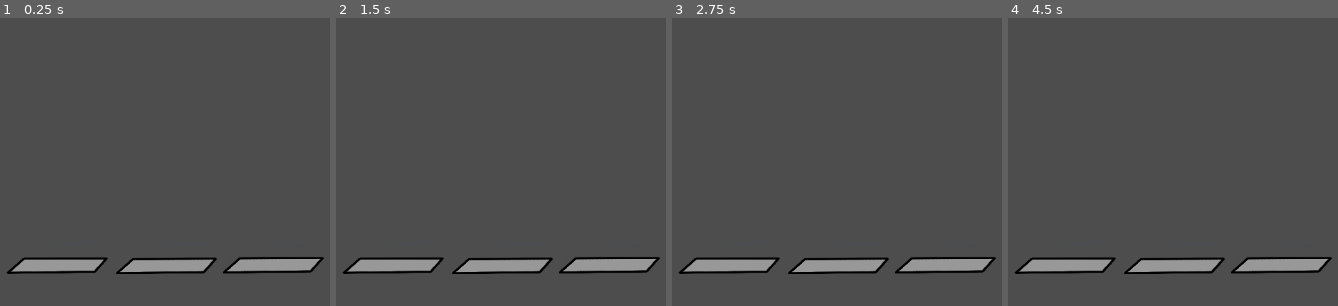
Above: before the commit, frames 1-4 (left to right).
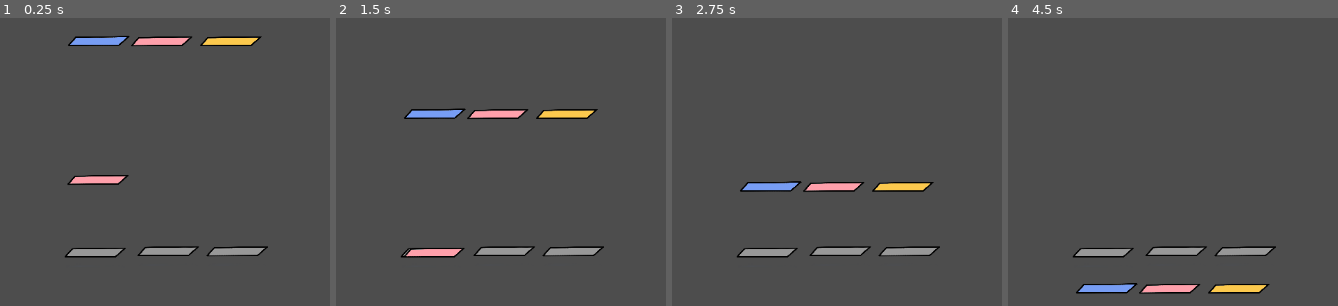
Above: after the commit, the same moments.

Repository: ReimuDuck/rhythm_game
Game: Godot game, scene res://scenes/main.tscn
Two runs of this game, one before a commit and one after it. Both use one fixed random seed, a clock stepped at 60 frames per second and the inputs below. Before the commit the project starts from res://scenes/Mainscene.tscn.
Inputs:
- Up to frame 1 (0.25 s): no input
- Up to frame 2 (1.5 s): tap Enter at 0.5 s
- Up to frame 3 (2.75 s): no input
- Up to frame 4 (4.5 s): no input

The runs differ from the first frame. In frame 1, 8.1% of the frame differs, in the area x 2-99%, y 6-89%; in frame 2, 7.5%; in frame 3, 7.6%; in frame 4, 7.6%.

Commit message:
Some changes

Diff:
--- /dev/null
+++ b/rhythmgame/gamemanager.gd
@@ -0,0 +1,38 @@
+extends Node
+
+var combo := 0
+var max_combo := 0
+
+
+
+
+func _on_hitc_note_hit() -> void:
+	combo += 1
+	max_combo = max(max_combo, combo)
+	print("HIT! Combo:", combo)
+
+func _on_hitc_note_miss() -> void:
+	combo = 0
+	print("MISS")
+
+
+func _on_hitr_note_hit() -> void:
+	combo += 1
+	max_combo = max(max_combo, combo)
+	print("HIT! Combo:", combo)
+
+
+func _on_hitr_note_miss() -> void:
+	combo = 0
+	print("MISS")
+
+
+func _on_hitl_note_hit() -> void:
+	combo += 1
+	max_combo = max(max_combo, combo)
+	print("HIT! Combo:", combo)
+
+
+func _on_hitl_note_miss() -> void:
+	combo = 0
+	print("MISS")
--- a/rhythmgame/project.godot
+++ b/rhythmgame/project.godot
@@ -11,9 +11,13 @@
 [application]
 
 config/name="New Game Project"
-run/main_scene="res://scenes/Mainscene.tscn"
+run/main_scene="res://scenes/main.tscn"
 config/features=PackedStringArray("4.3", "Mobile")
 config/icon="res://icon.svg"
+
+[autoload]
+
+Gamemanager="*res://gamemanager.gd"
 
 [input]
 
@@ -24,12 +28,12 @@
 }
 hitR={
 "deadzone": 0.5,
-"events": [Object(InputEventKey,"resource_local_to_scene":fa …(141 unchanged characters)… ":false,"keycode":0,"physical_keycode":70,"key_label":0,"unicode":102,"location":0,"echo":false,"script":null)
+"events": [Object(InputEventKey,"resource_local_to_scene":fa …(141 unchanged characters)… ":false,"keycode":0,"physical_keycode":74,"key_label":0,"unicode":106,"location":0,"echo":false,"script":null)
 ]
 }
 hitC={
 "deadzone": 0.5,
-"events": [Object(InputEventKey,"resource_local_to_scene":fa …(141 unchanged characters)… ":false,"keycode":0,"physical_keycode":74,"key_label":0,"unicode":106,"location":0,"echo":false,"script":null)
+"events": [Object(InputEventKey,"resource_local_to_scene":fa …(141 unchanged characters)… ":false,"keycode":0,"physical_keycode":70,"key_label":0,"unicode":102,"location":0,"echo":false,"script":null)
 ]
 }
 
--- a/rhythmgame/scenes/Mainscene.tscn
+++ /dev/null
@@ -1,20 +0,0 @@
-[gd_scene load_steps=3 format=3 uid="uid://bvcg2p425qylm"]
-
-[ext_resource type="Script" path="res://scenes/hit.gd" id="1_8wua3"]
-[ext_resource type="PackedScene" uid="uid://b1bkxyef6iw31" path="res://scenes/hit.tscn" id="2_ygfna"]
-
-[node name="Node2D" type="Node2D"]
-script = ExtResource("1_8wua3")
-
-[node name="hitL" parent="." instance=ExtResource("2_ygfna")]
-position = Vector2(114, -128)
-
-[node name="hitC" parent="." instance=ExtResource("2_ygfna")]
-position = Vector2(2822, -133)
-
-[node name="hitR" parent="." instance=ExtResource("2_ygfna")]
-position = Vector2(1454, -138)
-
-[node name="Camera2D" type="Camera2D" parent="."]
-position = Vector2(1483, 2201)
-zoom = Vector2(-0.115, -0.115)
--- /dev/null
+++ b/rhythmgame/scenes/area_2d.gd
@@ -0,0 +1,33 @@
+extends Node2D
+
+@export var input_action : String # assign per lane
+@export var input_hit : String
+var overlapping_notes = false
+
+signal note_hit
+signal note_miss
+
+func _on_perfect_2_tree_entered() -> void:
+	print("work")
+	overlapping_notes = true
+
+func _on_perfect_2_tree_exited() -> void:
+	overlapping_notes = false
+func _on_area_entered(area):
+	if area.is_in_group("notes"):
+		area.can_be_hit = true
+func _on_area_exited(area):
+	if area.is_in_group("notes"):
+		area.can_be_hit = false
+func _process(_delta):
+	if Input.is_action_just_pressed(input_action):
+		try_hit()
+
+		$AnimatedSprite2D.play(input_hit)
+	elif Input.is_action_just_released(input_action):
+		$AnimatedSprite2D.play("default")
+func try_hit():
+	if overlapping_notes == false:
+		print("miss")
+	elif overlapping_notes == true:
+		print("hity")
--- /dev/null
+++ b/rhythmgame/scenes/gamemanager.tscn
@@ -0,0 +1,6 @@
+[gd_scene load_steps=2 format=3 uid="uid://d0qcei4plepig"]
+
+[ext_resource type="Script" path="res://gamemanager.gd" id="1_8r0yr"]
+
+[node name="Node2D" type="Node2D"]
+script = ExtResource("1_8r0yr")
--- a/rhythmgame/scenes/hit.gd
+++ b/rhythmgame/scenes/hit.gd
@@ -3,7 +3,9 @@
 
 # Called when the node enters the scene tree for the first time.
 func _ready() -> void:
-	pass # Replace with function body.
+	spawn_note(0)
+	spawn_note(1300)
+	spawn_note(2700)
 
 
 # Called every frame. 'delta' is the elapsed time since the previous frame.
@@ -13,3 +15,15 @@
 func _input(event):
 	if event is InputEventKey and event.pressed:
 		print(event.keycode)
+func spawn_note(pos):
+	var note_scene = preload("res://scenes/note.tscn")
+	var note = note_scene.instantiate()
+	note.position = Vector2(pos, -4550)
+	var sprite = note.get_node("AnimatedSprite2D2")
+	if pos == 0:
+		sprite.play("blu")
+	elif pos > 1000 and pos < 1500:
+		sprite.play("red")
+	else:
+		sprite.play("yelw")
+	add_child(note)
--- a/rhythmgame/scenes/hit.tscn
+++ /dev/null
@@ -1,84 +0,0 @@
-[gd_scene load_steps=11 format=3 uid="uid://b1bkxyef6iw31"]
-
-[ext_resource type="Script" path="res://scenes/hit.gd" id="1_5q788"]
-[ext_resource type="Texture2D" uid="uid://b3t6iy7p7peqo" path="res://assets/rhythm.png" id="1_iem8s"]
-
-[sub_resource type="AtlasTexture" id="AtlasTexture_s7iul"]
-atlas = ExtResource("1_iem8s")
-region = Rect2(0, 642, 1333, 642)
-
-[sub_resource type="AtlasTexture" id="AtlasTexture_rm1dg"]
-atlas = ExtResource("1_iem8s")
-region = Rect2(0, 62, 1346, 642)
-
-[sub_resource type="AtlasTexture" id="AtlasTexture_crpli"]
-atlas = ExtResource("1_iem8s")
-region = Rect2(1333, 642, 1333, 642)
-
-[sub_resource type="AtlasTexture" id="AtlasTexture_m35hf"]
-atlas = ExtResource("1_iem8s")
-region = Rect2(2666, 642, 1333, 642)
-
-[sub_resource type="SpriteFrames" id="SpriteFrames_i0juu"]
-animations = [{
-"frames": [{
-"duration": 1.0,
-"texture": SubResource("AtlasTexture_s7iul")
-}],
-"loop": true,
-"name": &"bluhit",
-"speed": 5.0
-}, {
-"frames": [{
-"duration": 1.0,
-"texture": SubResource("AtlasTexture_rm1dg")
-}],
-"loop": true,
-"name": &"default",
-"speed": 5.0
-}, {
-"frames": [{
-"duration": 1.0,
-"texture": SubResource("AtlasTexture_crpli")
-}],
-"loop": true,
-"name": &"redhit",
-"speed": 5.0
-}, {
-"frames": [{
-"duration": 1.0,
-"texture": SubResource("AtlasTexture_m35hf")
-}],
-"loop": true,
-"name": &"yellohit",
-"speed": 5.0
-}]
-
-[sub_resource type="RectangleShape2D" id="RectangleShape2D_lfg2g"]
-size = Vector2(932, 94.5)
-
-[sub_resource type="RectangleShape2D" id="RectangleShape2D_jox1j"]
-size = Vector2(929, 194.563)
-
-[sub_resource type="RectangleShape2D" id="RectangleShape2D_ewky0"]
-size = Vector2(937.75, 326)
-
-[node name="Node2D" type="Node2D"]
-script = ExtResource("1_5q788")
-
-[node name="Area2D" type="Area2D" parent="."]
-
-[node name="AnimatedSprite2D" type="AnimatedSprite2D" parent="Area2D"]
-sprite_frames = SubResource("SpriteFrames_i0juu")
-
-[node name="perfect" type="CollisionShape2D" parent="Area2D"]
-position = Vector2(-8, 25)
-shape = SubResource("RectangleShape2D_lfg2g")
-
-[node name="good" type="CollisionShape2D" parent="Area2D"]
-position = Vector2(-9, 25)
-shape = SubResource("RectangleShape2D_jox1j")
-
-[node name="meh" type="CollisionShape2D" parent="Area2D"]
-position = Vector2(-10, 29)
-shape = SubResource("RectangleShape2D_ewky0")
--- /dev/null
+++ b/rhythmgame/scenes/hitlane.tscn
@@ -0,0 +1,88 @@
+[gd_scene load_steps=11 format=3 uid="uid://dmjii7oqu03yc"]
+
+[ext_resource type="Script" path="res://scenes/area_2d.gd" id="1_bwrgm"]
+[ext_resource type="Texture2D" uid="uid://b3t6iy7p7peqo" path="res://assets/rhythm.png" id="2_2s1aw"]
+
+[sub_resource type="RectangleShape2D" id="RectangleShape2D_ow2ax"]
+size = Vector2(932, 94.5)
+
+[sub_resource type="RectangleShape2D" id="RectangleShape2D_hjkeo"]
+size = Vector2(937.75, 326)
+
+[sub_resource type="AtlasTexture" id="AtlasTexture_s7iul"]
+atlas = ExtResource("2_2s1aw")
+region = Rect2(0, 642, 1333, 642)
+
+[sub_resource type="AtlasTexture" id="AtlasTexture_rm1dg"]
+atlas = ExtResource("2_2s1aw")
+region = Rect2(0, 62, 1346, 642)
+
+[sub_resource type="AtlasTexture" id="AtlasTexture_crpli"]
+atlas = ExtResource("2_2s1aw")
+region = Rect2(1333, 642, 1333, 642)
+
+[sub_resource type="AtlasTexture" id="AtlasTexture_m35hf"]
+atlas = ExtResource("2_2s1aw")
+region = Rect2(2666, 642, 1333, 642)
+
+[sub_resource type="SpriteFrames" id="SpriteFrames_7n56j"]
+animations = [{
+"frames": [{
+"duration": 1.0,
+"texture": SubResource("AtlasTexture_s7iul")
+}],
+"loop": true,
+"name": &"bluhit",
+"speed": 5.0
+}, {
+"frames": [{
+"duration": 1.0,
+"texture": SubResource("AtlasTexture_rm1dg")
+}],
+"loop": true,
+"name": &"default",
+"speed": 5.0
+}, {
+"frames": [{
+"duration": 1.0,
+"texture": SubResource("AtlasTexture_crpli")
+}],
+"loop": true,
+"name": &"redhit",
+"speed": 5.0
+}, {
+"frames": [{
+"duration": 1.0,
+"texture": SubResource("AtlasTexture_m35hf")
+}],
+"loop": true,
+"name": &"yellohit",
+"speed": 5.0
+}]
+
+[sub_resource type="RectangleShape2D" id="RectangleShape2D_62ygj"]
+size = Vector2(929, 194.563)
+
+[node name="Node2D" type="Node2D"]
+script = ExtResource("1_bwrgm")
+
+[node name="Area2D" type="Area2D" parent="."]
+
+[node name="perfect" type="CollisionShape2D" parent="Area2D"]
+position = Vector2(-8, 25)
+shape = SubResource("RectangleShape2D_ow2ax")
+
+[node name="Area2D2" type="Area2D" parent="."]
+
+[node name="meh" type="CollisionShape2D" parent="Area2D2"]
+position = Vector2(-10, 29)
+shape = SubResource("RectangleShape2D_hjkeo")
+
+[node name="AnimatedSprite2D" type="AnimatedSprite2D" parent="."]
+sprite_frames = SubResource("SpriteFrames_7n56j")
+
+[node name="Area2D3" type="Area2D" parent="."]
+
+[node name="good" type="CollisionShape2D" parent="Area2D3"]
+position = Vector2(-9, 25)
+shape = SubResource("RectangleShape2D_62ygj")
--- /dev/null
+++ b/rhythmgame/scenes/main.tscn
@@ -0,0 +1,29 @@
+[gd_scene load_steps=4 format=3 uid="uid://bxpk4yfttotlt"]
+
+[ext_resource type="Script" path="res://scenes/hit.gd" id="1_c2gx8"]
+[ext_resource type="PackedScene" uid="uid://dmjii7oqu03yc" path="res://scenes/hitlane.tscn" id="1_t24ty"]
+[ext_resource type="PackedScene" uid="uid://cvi05jy3kmcl5" path="res://scenes/note.tscn" id="3_an571"]
+
+[node name="Node2D" type="Node2D"]
+script = ExtResource("1_c2gx8")
+
+[node name="Camera2D" type="Camera2D" parent="."]
+position = Vector2(1367, -3503)
+zoom = Vector2(0.07, 0.07)
+
+[node name="L" parent="." instance=ExtResource("1_t24ty")]
+input_action = "hitL"
+input_hit = "bluhit"
+
+[node name="R" parent="." instance=ExtResource("1_t24ty")]
+position = Vector2(2925, -24)
+input_action = "hitR"
+input_hit = "yellohit"
+
+[node name="C" parent="." instance=ExtResource("1_t24ty")]
+position = Vector2(1504, -28)
+input_action = "hitC"
+input_hit = "redhit"
+
+[node name="Area2D" parent="." instance=ExtResource("3_an571")]
+position = Vector2(-13, -1693)
--- /dev/null
+++ b/rhythmgame/scenes/note.gd
@@ -0,0 +1,12 @@
+extends Area2D
+
+var can_be_hit = false
+var hit = false
+var lane_index = 0
+
+@export var speed: float = 1200.0 # pixels per second
+
+var overlapping_notes := []
+
+func _process(delta: float) -> void:
+	position.y += speed * delta
--- a/rhythmgame/scenes/note.tscn
+++ b/rhythmgame/scenes/note.tscn
@@ -1,6 +1,7 @@
-[gd_scene load_steps=10 format=3 uid="uid://cvi05jy3kmcl5"]
+[gd_scene load_steps=11 format=3 uid="uid://cvi05jy3kmcl5"]
 
 [ext_resource type="Texture2D" uid="uid://b3t6iy7p7peqo" path="res://assets/rhythm.png" id="1_ja01k"]
+[ext_resource type="Script" path="res://scenes/note.gd" id="1_tia5g"]
 
 [sub_resource type="AtlasTexture" id="AtlasTexture_fhhb2"]
 atlas = ExtResource("1_ja01k")
@@ -77,19 +78,18 @@
 "speed": 5.0
 }]
 
-[sub_resource type="RectangleShape2D" id="RectangleShape2D_btvda"]
+[sub_resource type="RectangleShape2D" id="RectangleShape2D_e1ths"]
 size = Vector2(1121.25, 186.25)
 
-[node name="Node2D" type="Node2D"]
+[node name="Area2D" type="Area2D" groups=["notes"]]
+position = Vector2(340, -211)
+script = ExtResource("1_tia5g")
 
-[node name="Area2D" type="Area2D" parent="."]
-position = Vector2(340, -211)
-
-[node name="AnimatedSprite2D" type="AnimatedSprite2D" parent="Area2D"]
+[node name="AnimatedSprite2D2" type="AnimatedSprite2D" parent="."]
 position = Vector2(82, -102)
-sprite_frames = SubResource("SpriteFrames_vu8ps")
+sprite_frames = SubResource("SpriteFrames_5qsgd")
 animation = &"red"
 
-[node name="CollisionShape2D" type="CollisionShape2D" parent="Area2D"]
+[node name="CollisionShape2D2" type="CollisionShape2D" parent="."]
 position = Vector2(40, -79)
-shape = SubResource("RectangleShape2D_btvda")
+shape = SubResource("RectangleShape2D_e1ths")
Not shown: 1 places in rhythmgame/scenes/note.tscn that only renumber resources
